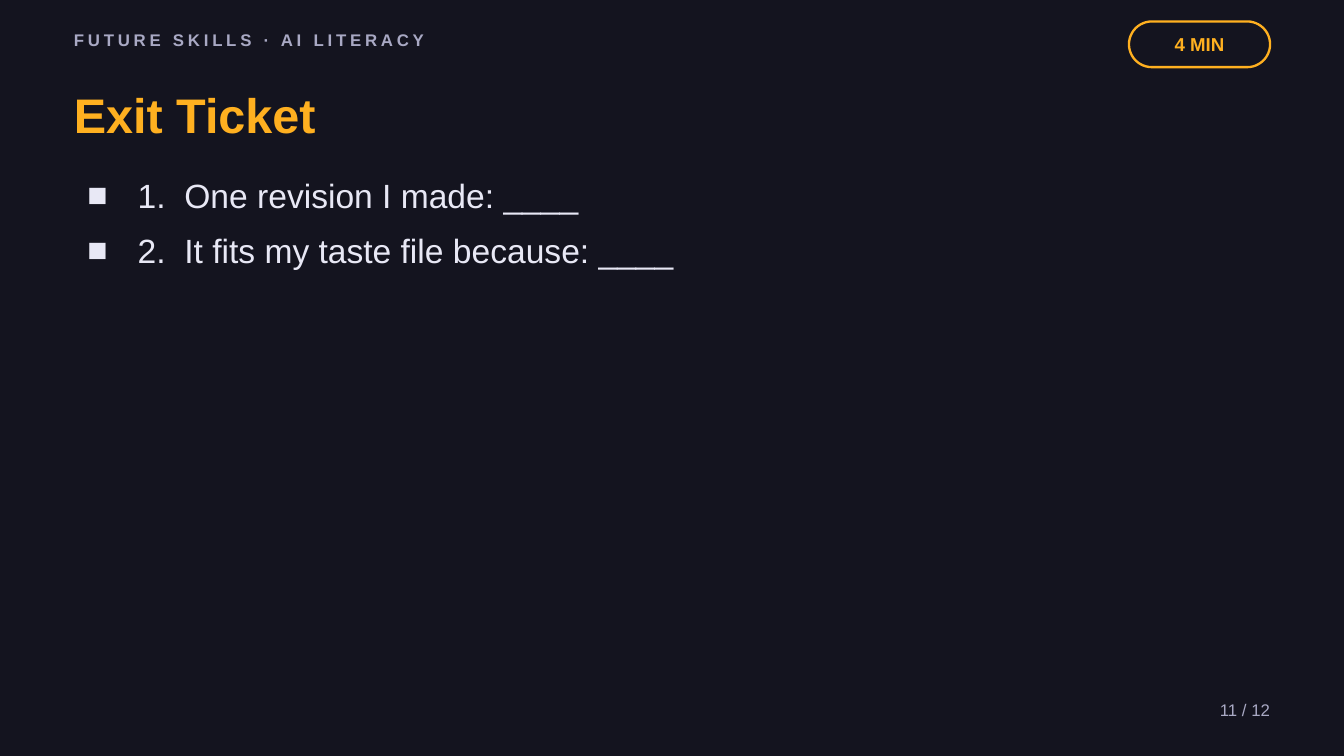
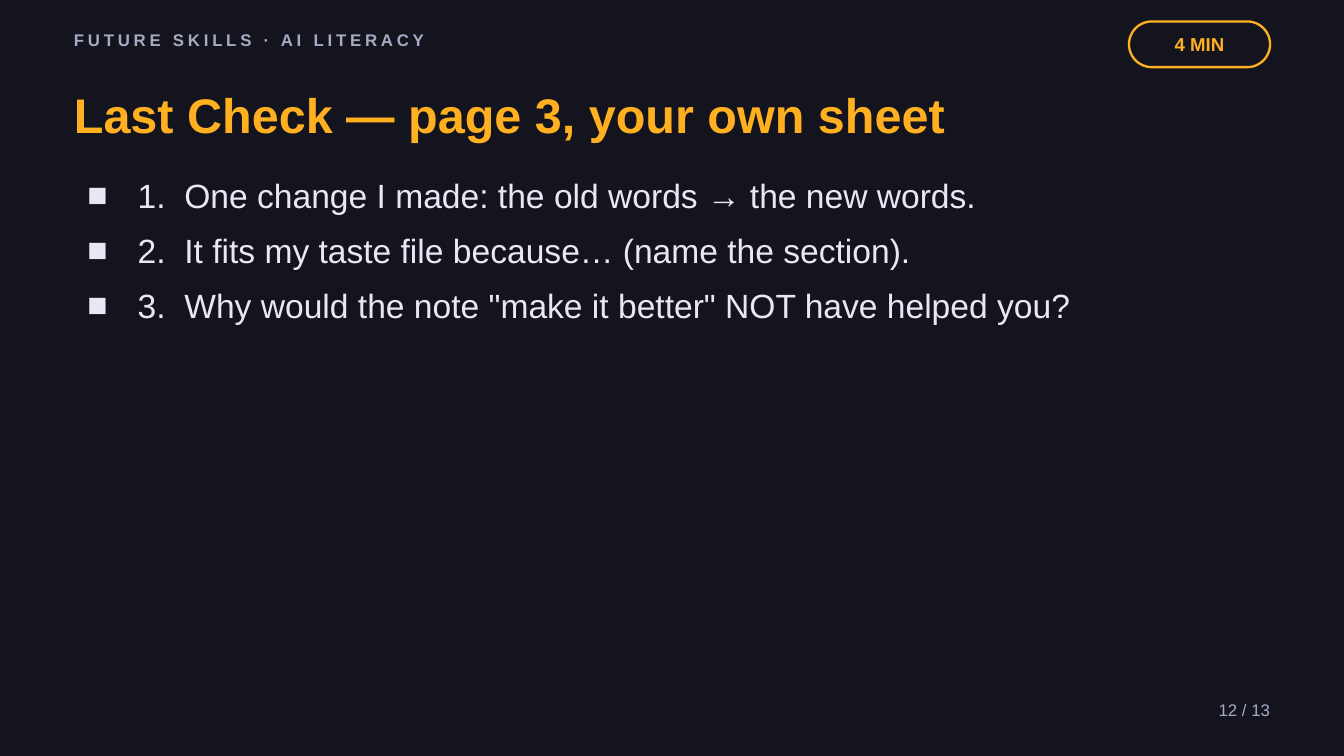
Before and after one commit to phiunit/tptphi, a slide deck: slide 12 of products/ai-taste-file/dist/Teach AI Your Taste - Slides.pptx (slide 11 before the commit). Drawn at 1344x756 pixels with LibreOffice and Linux fonts; fonts in the diff are those of the drawing. Boxes give left, top, right and bottom in pixels: in the first picture for what was removed or moved away, otherwise in the second. Text is boxed around its words. In the diff, an @@ line names an element or a change of style, - is before the commit and + after.

```diff
--- a/products/ai-taste-file/dist/Teach AI Your Taste - Slides.pptx
+++ b/products/ai-taste-file/dist/Teach AI Your Taste - Slides.pptx
@@ text at (x1=74, y1=98, x2=945, y2=143): text changed @@
-Exit Ticket
+Last Check — page 3, your own sheet
@@ text at (x1=138, y1=183, x2=1070, y2=324): text changed @@
-■ 1. One revision I made: ____
-■ 2. It fits my taste file because: ____
+■ 1. One change I made: the old words → the new words.
+■ 2. It fits my taste file because… (name the section).
+■ 3. Why would the note "make it better" NOT have helped you?
@@ text at (x1=1219, y1=704, x2=1270, y2=716): text changed @@
-11 / 12
+12 / 13
```
Also in this commit, not shown: 11 other slides changed, 1 slide added, 34 other files.
